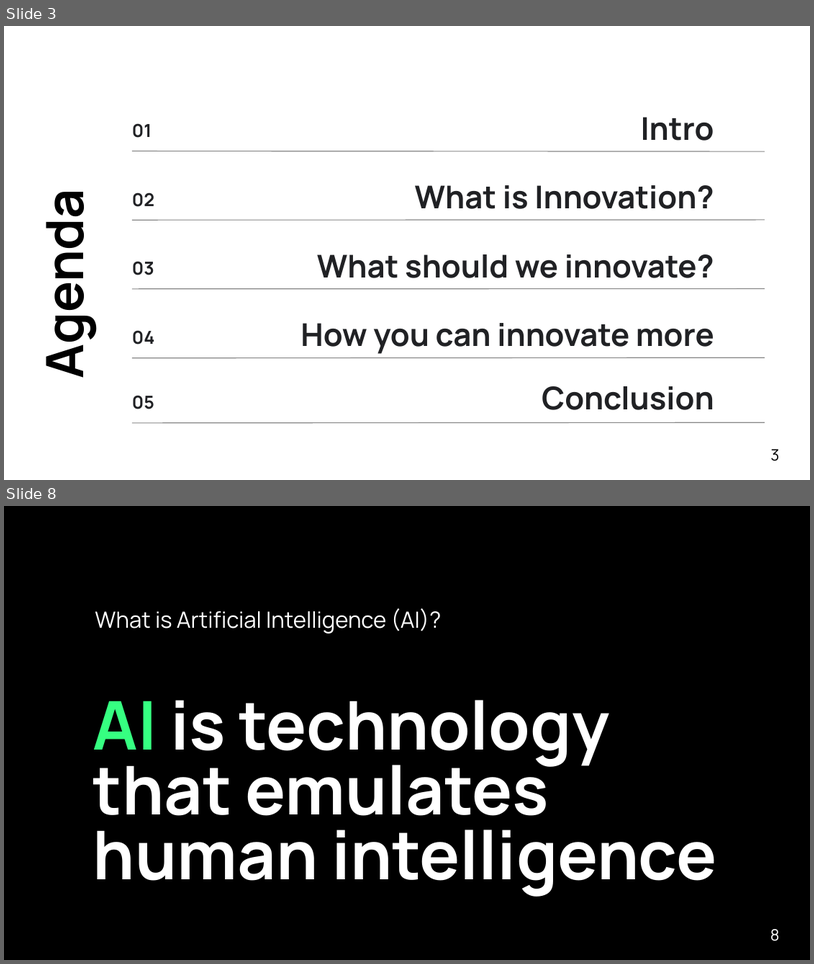
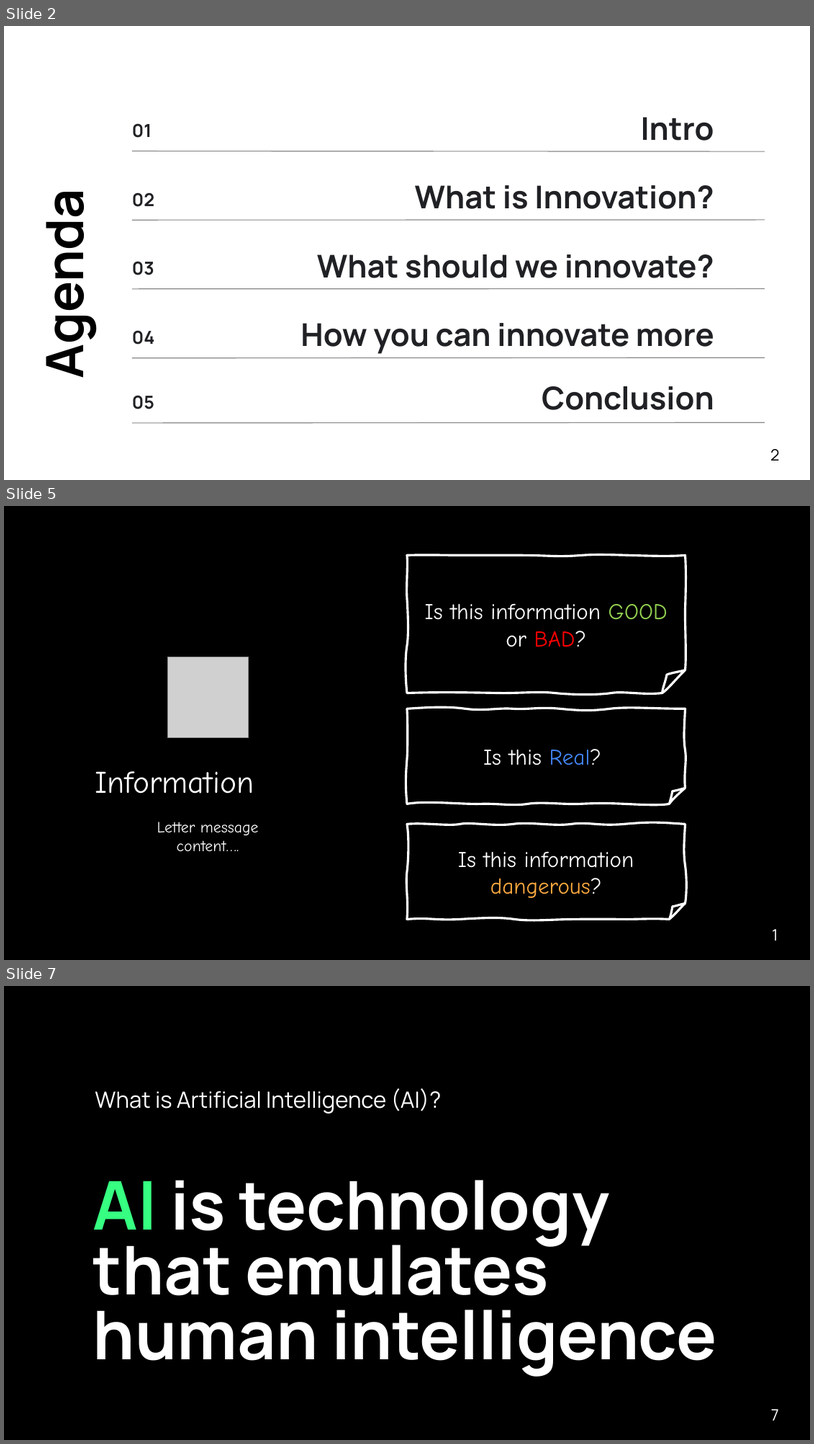
Before and after one commit to ggreen/real-time-AI-ML-event-streaming, a slide deck: docs/conferences/afrotech-realtime-ai-2024.pptx. Shown one above the other, each under a label of ours: slides 3 and 8 before the commit, slides 2, 5 and 7 after it; the slides between them are not shown. The pictures are 814x964 and 814x1444 pixels, drawn with LibreOffice and Linux fonts; fonts in the diff are those of the drawing; grey boxes stand for pictures; background and template pictures are left out. Boxes give left, top, right and bottom in pixels: in the first picture for what was removed or moved away, otherwise in the second. Text is boxed around its words. In the diff, an @@ line names an element or a change of style, - is before the commit and + after.

```diff
--- a/docs/conferences/afrotech-realtime-ai-2024.pptx
+++ b/docs/conferences/afrotech-realtime-ai-2024.pptx
@@ slide 5 added at <box>4,506,810,960</box>, background #000000 @@
@@ freeform shape added at <box>407,555,685,693</box>, fill #000000, outline #FFFFFF 2 pt, 20 pt, text #FFFFFF @@
+Is this information GOOD or BAD?
@@ picture added at <box>167,656,248,737</box> @@
@@ freeform shape added at <box>407,708,685,803</box>, fill #000000, outline #FFFFFF 2 pt, 20 pt, text #FFFFFF @@
+Is this Real?
@@ text added at <box>95,771,255,793</box>, 28 pt, text #FFFFFF @@
+Information
@@ text added at <box>157,821,259,851</box>, 14 pt, text #FFFFFF @@
+Letter message content….
@@ freeform shape added at <box>407,824,685,919</box>, fill #000000, outline #FFFFFF 2 pt, 20 pt, text #FFFFFF @@
+Is this information dangerous?
@@ text added at <box>772,929,778,940</box>, 14 pt, text #FFFFFF @@
+1
@@ what was slide 3 is now slide 2 @@
@@ page number at <box>771,449,779,460</box>: text changed @@
-3
+2
@@ what was slide 8 is now slide 7 @@
@@ page number at <box>772,1409,779,1420</box>: text changed @@
-8
+7
```
Also in this commit, not shown: 1 slide changed, 17 other slides added, 2 slides removed, 10 other files.
